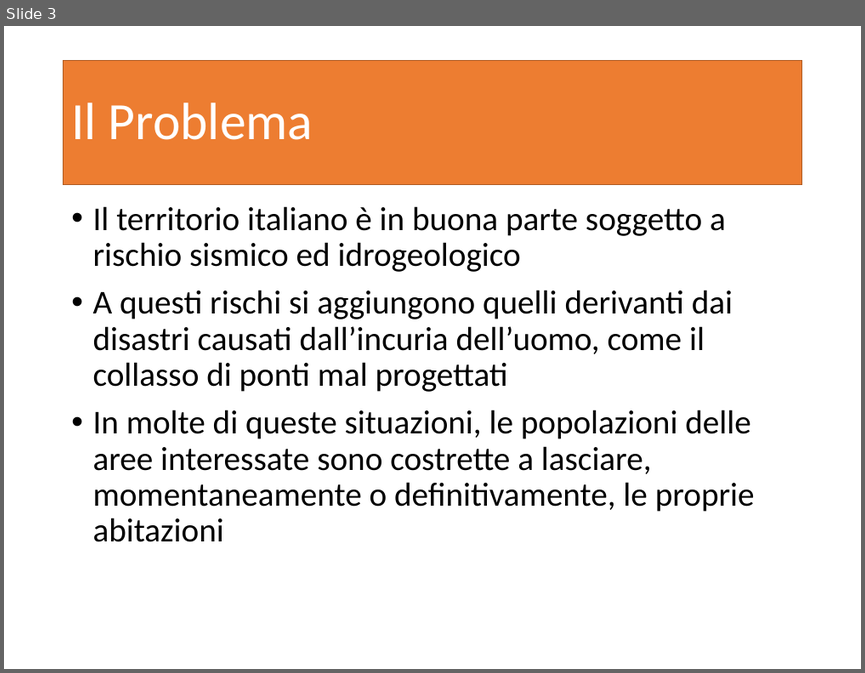
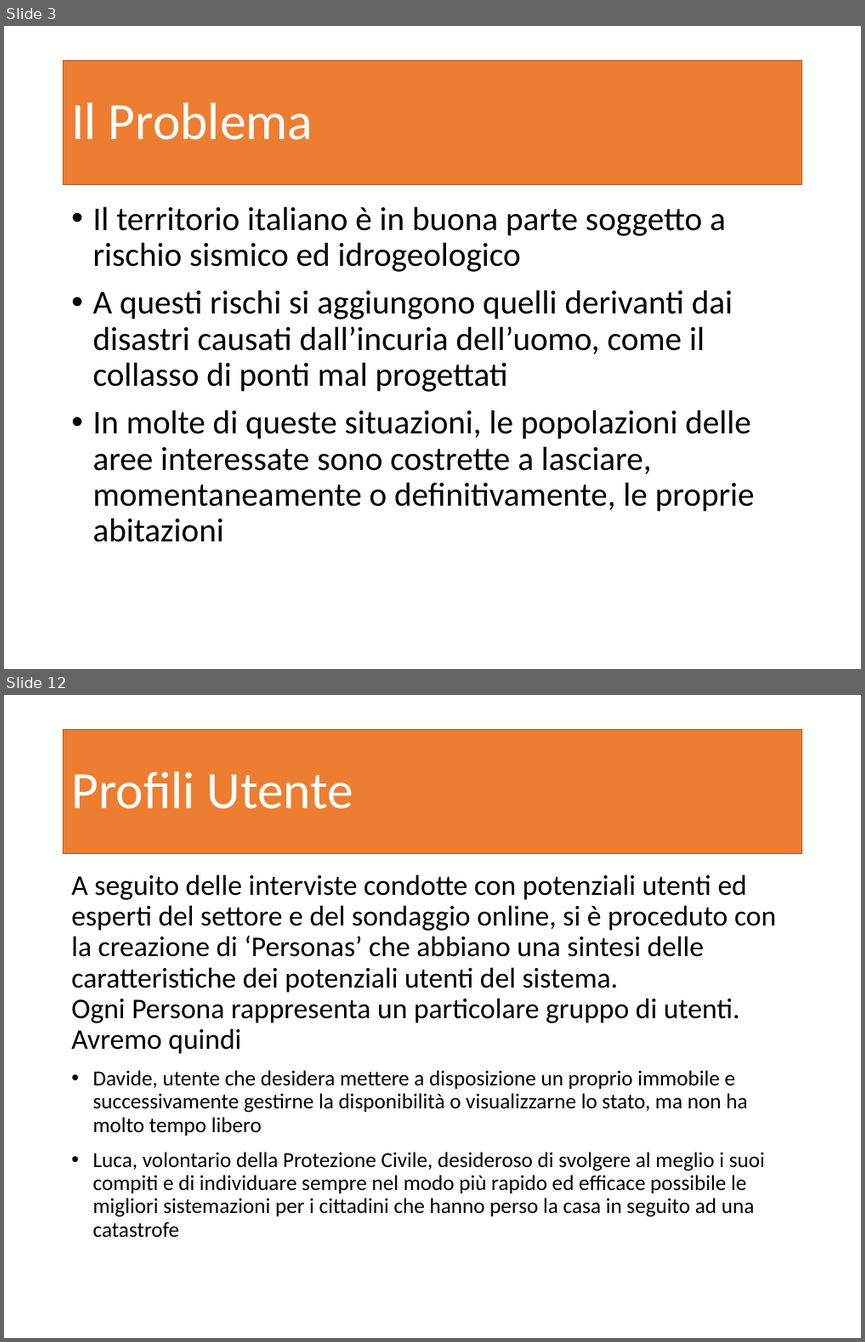
Before and after one commit to garjilius/ShareMyHouse, a slide deck: Documentazione/PresentazioneShareMyHouse.pptx. Shown one above the other, each under a label of ours: slide 3 before the commit, slides 3 and 12 after it; the slides between them are not shown. The pictures are 865x673 and 865x1342 pixels, drawn with LibreOffice and Linux fonts; fonts in the diff are those of the drawing. Boxes give left, top, right and bottom in pixels: in the first picture for what was removed or moved away, otherwise in the second. Text is boxed around its words. In the diff, an @@ line names an element or a change of style, - is before the commit and + after.

```diff
--- a/Documentazione/PresentazioneShareMyHouse.pptx
+++ b/Documentazione/PresentazioneShareMyHouse.pptx
@@ slide 12 added at <box>4,695,861,1338</box>, background #FFFFFF @@
@@ title added at <box>64,729,801,853</box>, fill #ED7D31, outline #AF5C24 1 pt, 44 pt, text #FFFFFF @@
+Profili Utente
@@ text added at <box>71,874,776,1237</box>, 18 pt, text #000000 @@
+A seguito delle interviste condotte con potenziali utenti ed esperti del settore e del sondaggio online, si è proceduto con la creazione di ‘Personas’ che abbiano una sintesi delle caratteristiche dei potenziali utenti del sistema.
+Ogni Persona rappresenta un particolare gruppo di utenti. Avremo quindi
+• Davide, utente che desidera mettere a disposizione un proprio immobile e successivamente gestirne la disponibilità o visualizzarne lo stato, ma non ha molto tempo libero
+• Luca, volontario della Protezione Civile, desideroso di svolgere al meglio i suoi compiti e di individuare sempre nel modo più rapido ed efficace possibile le migliori sistemazioni per i cittadini che hanno perso la casa in seguito ad una catastrofe
```
Also in this commit, not shown: 1 slide changed, 15 other slides added, 2 other files.
